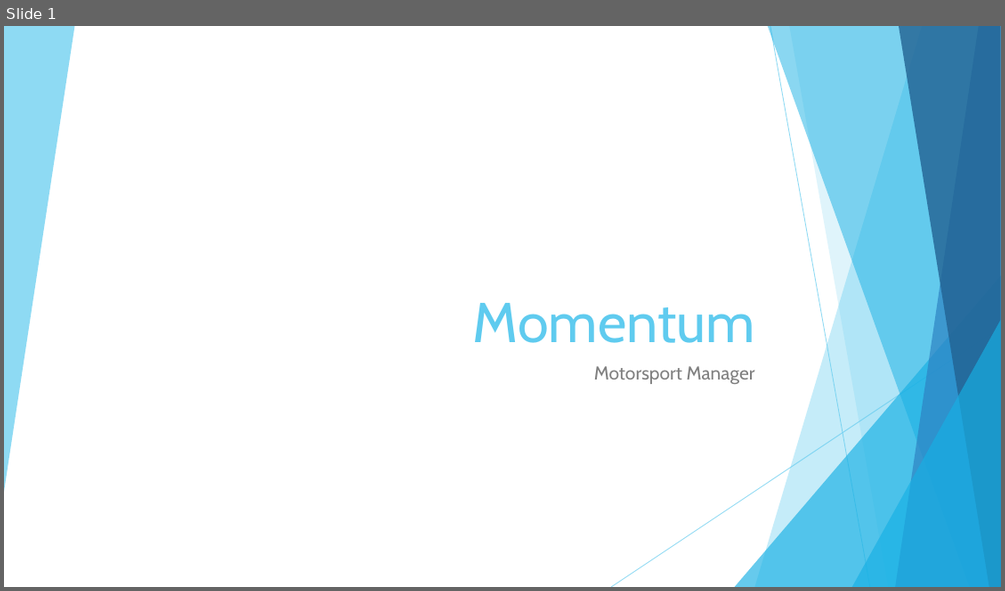
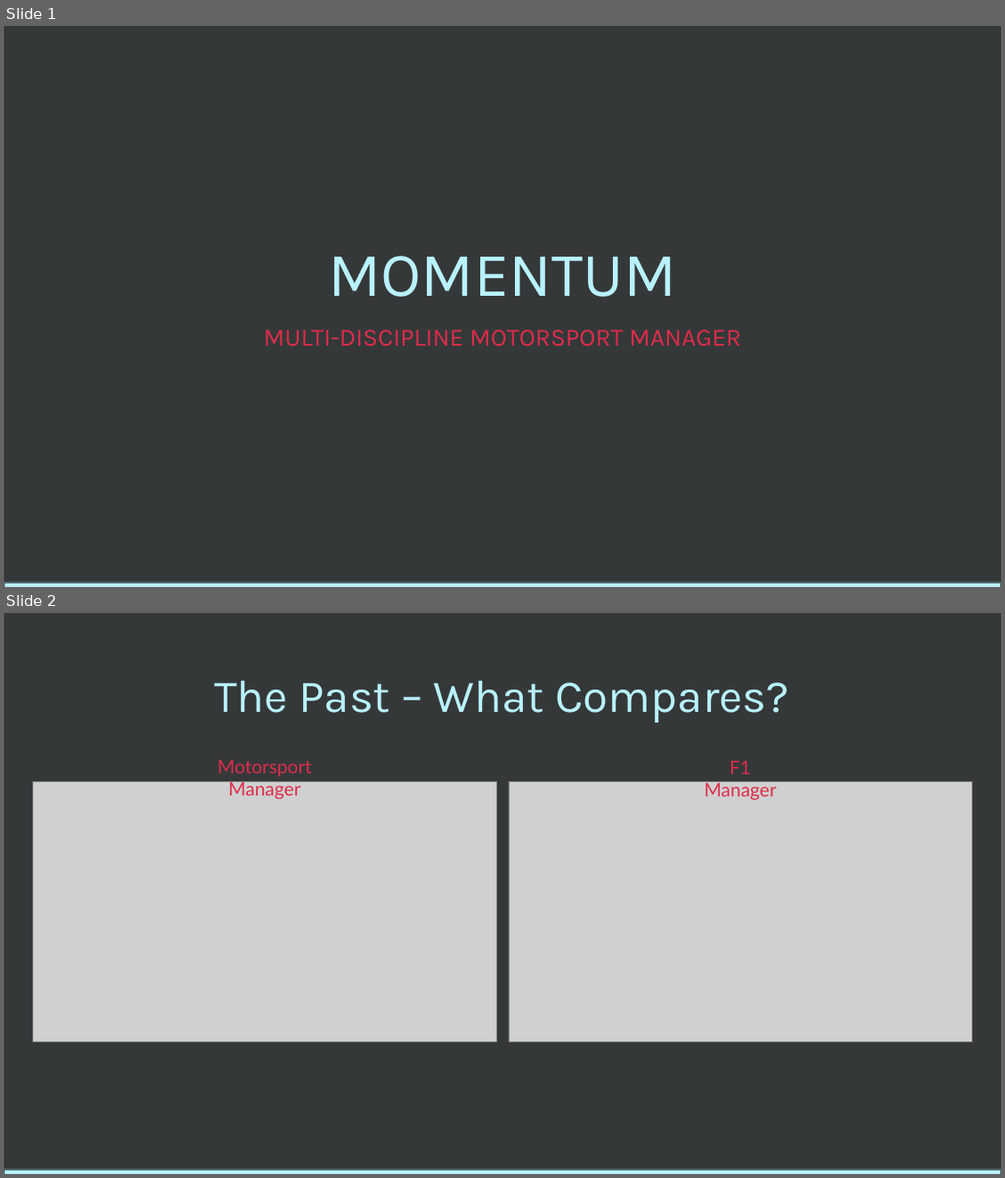
Before and after one commit to EoinFitzsimons/Momentum, a slide deck: Planning/Midpoint Presentation/Momentum.pptx. Shown one above the other, each under a label of ours: slide 1 before the commit, slides 1 and 2 after it. The pictures are 1005x591 and 1005x1178 pixels, drawn with LibreOffice and Linux fonts; fonts in the diff are those of the drawing; grey boxes stand for pictures; background and template pictures are left out. Boxes give left, top, right and bottom in pixels: in the first picture for what was removed or moved away, otherwise in the second. Text is boxed around its words. In the diff, an @@ line names an element or a change of style, - is before the commit and + after.

```diff
--- a/Planning/Midpoint Presentation/Momentum.pptx
+++ b/Planning/Midpoint Presentation/Momentum.pptx
@@ slide 2 added at (4,613,1001,1174), background #353839; not listed: 1 template element that a slide beside it also shows @@
@@ title added at (214,681,789,722), 44 pt, text #B9F2FF @@
+The Past – What Compares?
@@ text added at (218,760,312,799), 18 pt, text #DD2D4A @@
+Motorsport Manager
@@ text added at (704,761,777,800), 18 pt, text #DD2D4A @@
+F1 Manager
@@ picture added at (33,781,496,1041) @@
@@ picture added at (509,781,971,1041) @@
@@ slide 1 changed as well @@
@@ background #FFFFFF to #353839 @@
@@ title at (328,256,676,297): text changed; size 54 to 60 pt; font Cabin to Karla; text colour #5FCBEF to #B9F2FF @@
-Momentum
+MOMENTUM
@@ subtitle at (264,329,741,346): text changed; size 18 to 24 pt; font Cabin to Karla; text colour #808080 to #DD2D4A @@
-Motorsport Manager
+MULTI-DISCIPLINE MOTORSPORT MANAGER
@@ group removed at (4,26,1001,587): 6 freeform shapes, 2 lines, 2 triangles @@
@@ rectangle added at (4,582,1001,587), fill #B9F2FF, outline #516A70 1.5 pt @@
```
Also in this commit, not shown: 2 other slides added.
